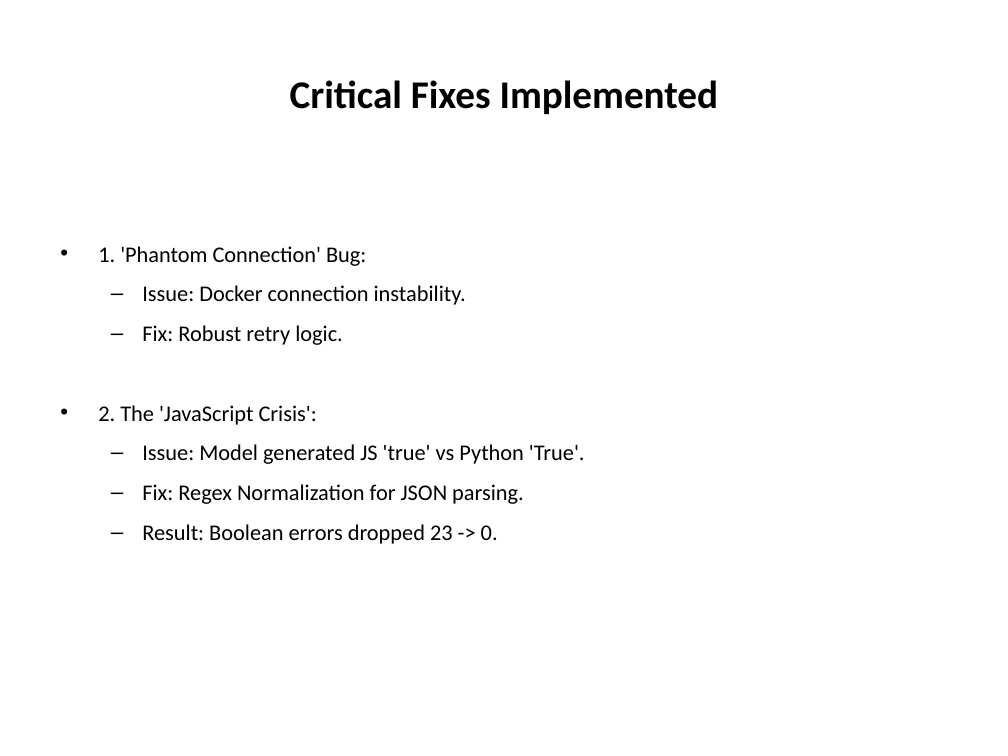
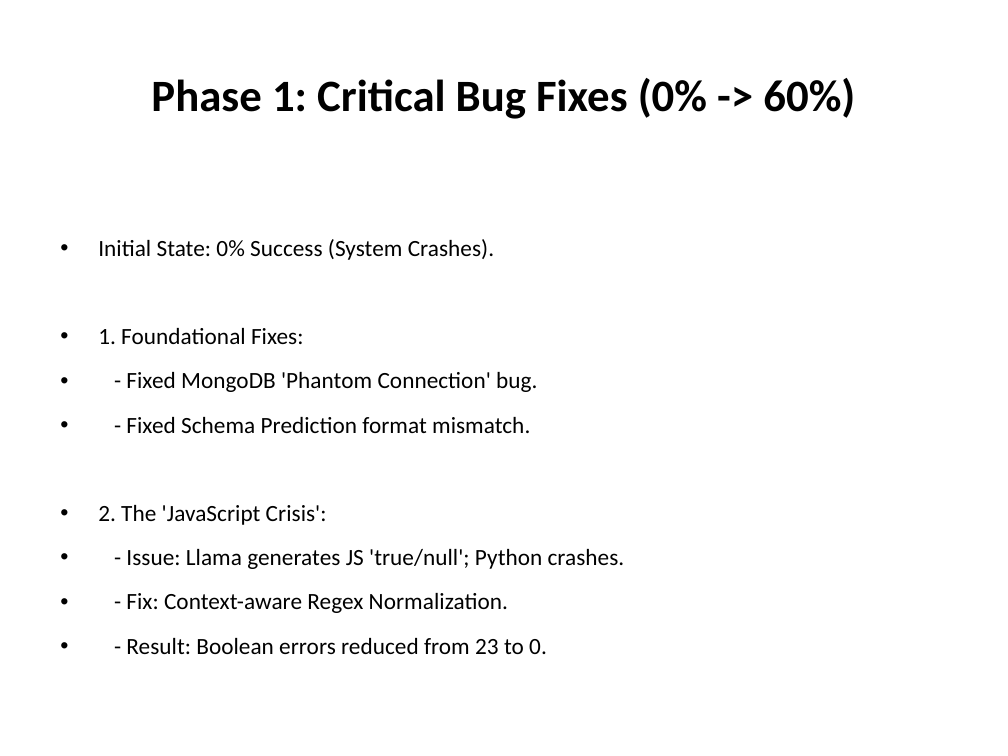
Before and after one commit to nayanjha16/CodeGen-Implementations, a slide deck: slide 10 of Capstone_Stage2_Presentation.pptx (slide 7 before the commit). Drawn at 1008x756 pixels with LibreOffice and Linux fonts; fonts in the diff are those of the drawing. Boxes give left, top, right and bottom in pixels: in the first picture for what was removed or moved away, otherwise in the second. Text is boxed around its words. In the diff, an @@ line names an element or a change of style, - is before the commit and + after.

```diff
--- a/Capstone_Stage2_Presentation.pptx
+++ b/Capstone_Stage2_Presentation.pptx
@@ title at [151, 78, 855, 119]: text changed; size 28 to 32 pt @@
-Critical Fixes Implemented
+Phase 1: Critical Bug Fixes (0% -> 60%)
@@ text at [98, 239, 537, 433]: text changed; size 16 to 16.6 pt @@
-• 1. 'Phantom Connection' Bug:
-  – Issue: Docker connection instability.
-  – Fix: Robust retry logic.
+• Initial State: 0% Success (System Crashes).
+• 1. Foundational Fixes:
+• - Fixed MongoDB 'Phantom Connection' bug.
+• - Fixed Schema Prediction format mismatch.
@@ text at [98, 505, 327, 525]: size 16 to 16.6 pt in "2. The 'JavaScript Crisis':"; line spacing 1 to 0.9; more space between paragraphs @@
@@ text at [126, 549, 625, 654]: text changed; size 16 to 16.6 pt @@
-  – Issue: Model generated JS 'true' vs Python 'True'.
-  – Fix: Regex Normalization for JSON parsing.
-  – Result: Boolean errors dropped 23 -> 0.
+• - Issue: Llama generates JS 'true/null'; Python crashes.
+• - Fix: Context-aware Regex Normalization.
+• - Result: Boolean errors reduced from 23 to 0.
```
Also in this commit, not shown: 3 other slides changed, 10 slides added, 5 slides removed.
